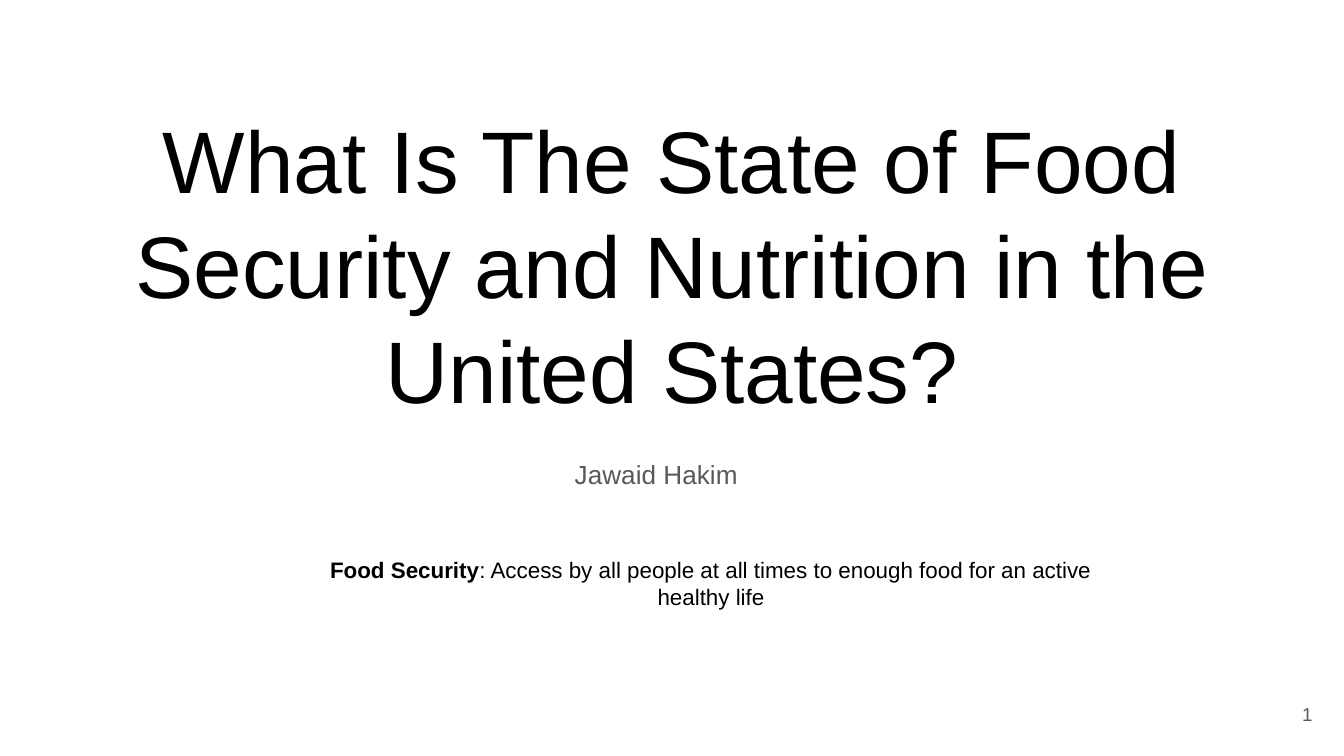
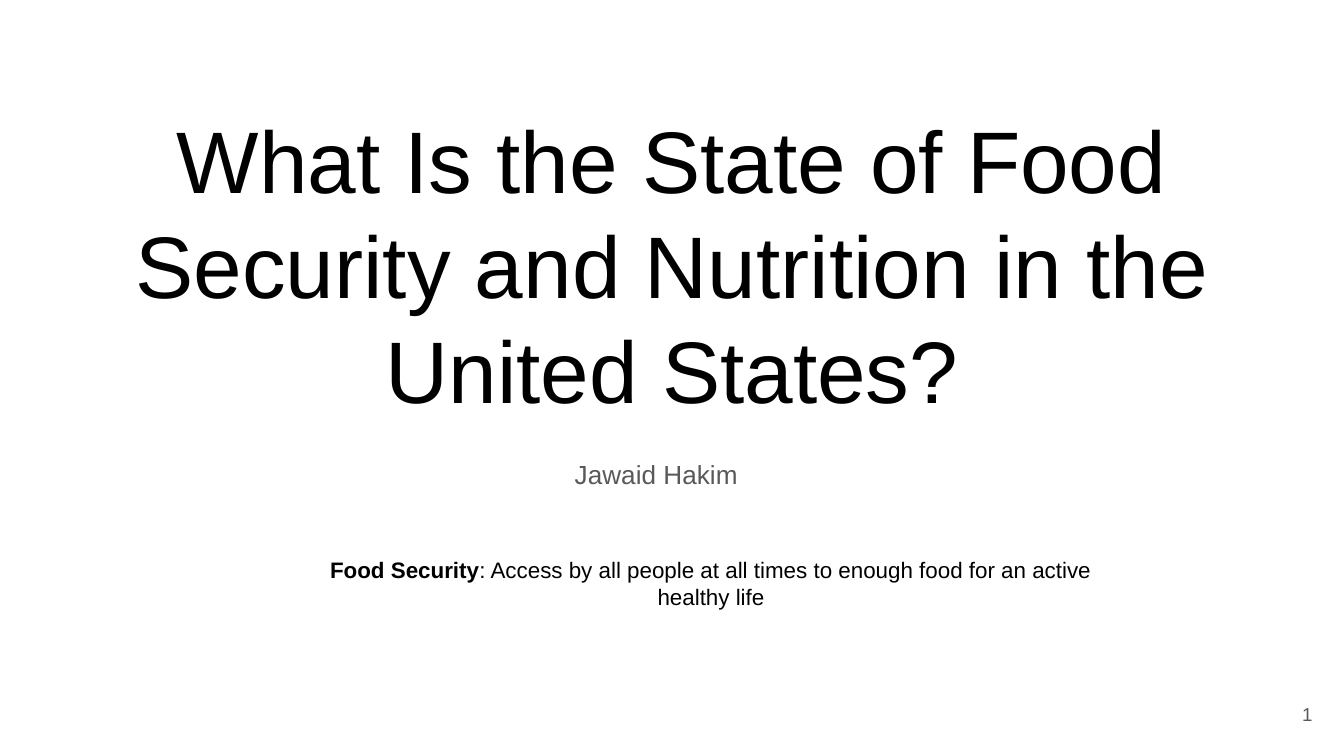
Before and after one commit to himalayahall/DATA608, a slide deck: slide 1 of Story 6/Food Security.pptx. Drawn at 1344x756 pixels with LibreOffice and Linux fonts; fonts in the diff are those of the drawing. Boxes give left, top, right and bottom in pixels: in the first picture for what was removed or moved away, otherwise in the second. Text is boxed around its words. In the diff, an @@ line names an element or a change of style, - is before the commit and + after.

```diff
--- a/Story 6/Food Security.pptx
+++ b/Story 6/Food Security.pptx
@@ title at box(135, 129, 1207, 404): text changed @@
-What Is The State of Food Security and Nutrition in the United States?
+What Is the State of Food Security and Nutrition in the United States?
```
Also in this commit, not shown: 4 other slides changed, 1 slide removed, 1 other file.
